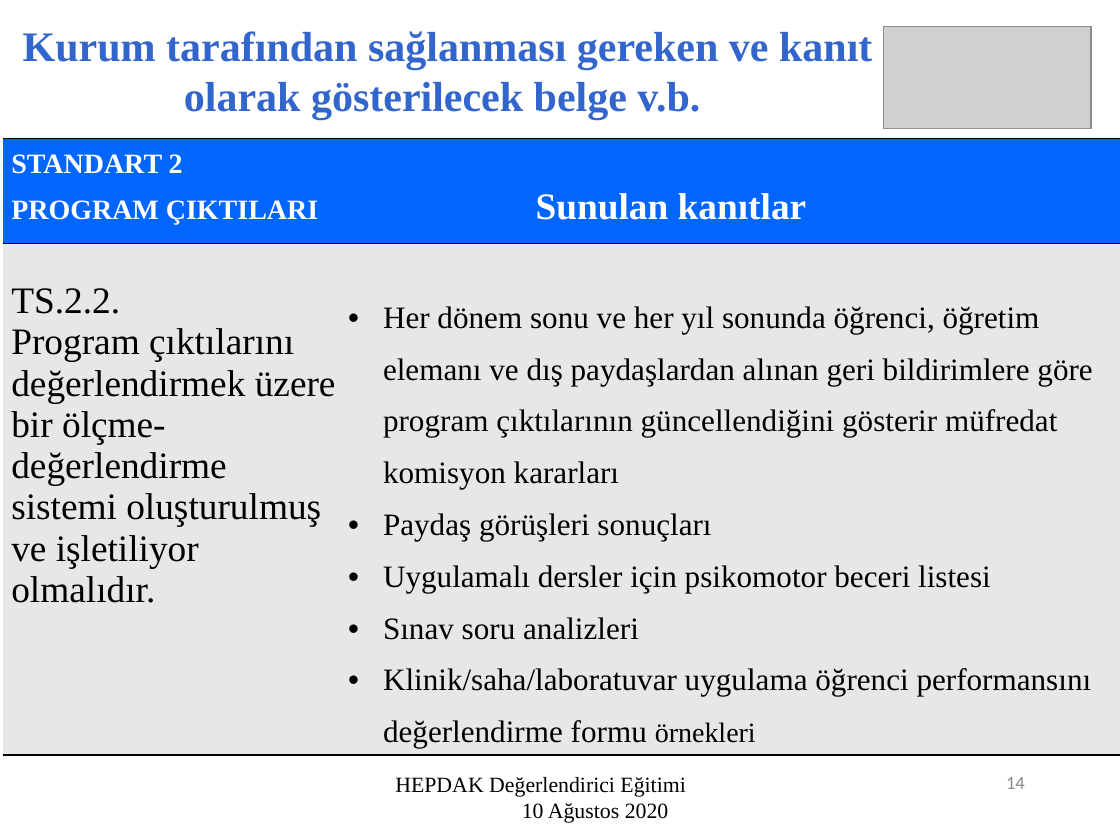
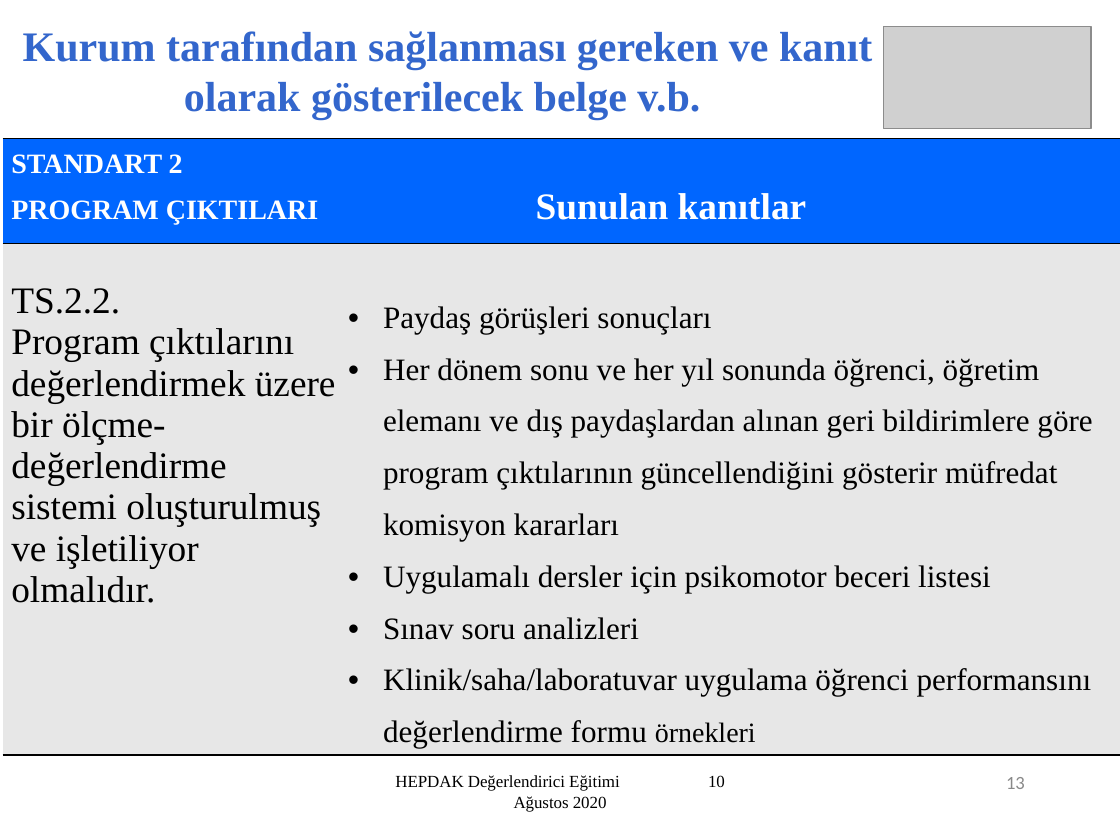
Before and after one commit to sametgolgeci/Hepdak-nextjs, a slide deck: slide 13 of public/doc/degerlendirici_egitim_5/5.ziyaret_oncesi_planlama.ppt (slide 14 before the commit). Drawn at 1120x840 pixels with LibreOffice and Linux fonts; fonts in the diff are those of the drawing; grey boxes stand for pictures. Boxes give left, top, right and bottom in pixels: in the first picture for what was removed or moved away, otherwise in the second. Text is boxed around its words. In the diff, an @@ line names an element or a change of style, - is before the commit and + after.

Commit message:
v.1.11.14
- Çalıştayın (2020-İzmir) 5. ve 8. dosyası güncellendi

```diff
--- a/public/doc/degerlendirici_egitim_5/5.ziyaret_oncesi_planlama.ppt
+++ b/public/doc/degerlendirici_egitim_5/5.ziyaret_oncesi_planlama.ppt
@@ table at bbox=[2, 139, 1120, 755] @@
-row 2, column 2: Her dönem sonu ve her yıl sonunda öğrenci, öğretim elemanı ve dış paydaşlardan alınan geri bildirimlere göre program çıktılarının güncellendiğini gösterir müfredat komisyon kararları / Paydaş görüşleri sonuçları / Uygulamalı dersler için psikomotor beceri listesi / Sınav soru analizleri / Klinik/saha/laboratuvar uygulama öğrenci performansını değerlendirme formu örnekleri
+row 2, column 2: Paydaş görüşleri sonuçları / Her dönem sonu ve her yıl sonunda öğrenci, öğretim elemanı ve dış paydaşlardan alınan geri bildirimlere göre program çıktılarının güncellendiğini gösterir müfredat komisyon kararları / Uygulamalı dersler için psikomotor beceri listesi / Sınav soru analizleri / Klinik/saha/laboratuvar uygulama öğrenci performansını değerlendirme formu örnekleri
@@ text "HEPDAK Değerlendirici Eğitimi 10 Ağustos ..." at bbox=[395, 775, 620, 812]: size 14 to 10.8 pt @@
@@ page number at bbox=[1006, 777, 1025, 789]: text changed @@
-14
+13
```
Also in this commit, not shown: 36 other slides changed, 1 slide removed, 1 other file.
